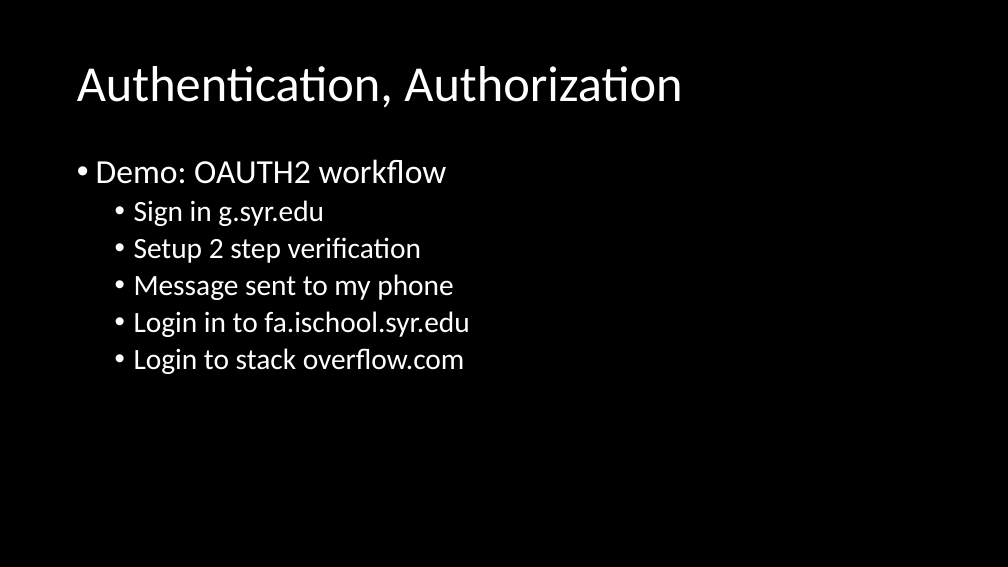
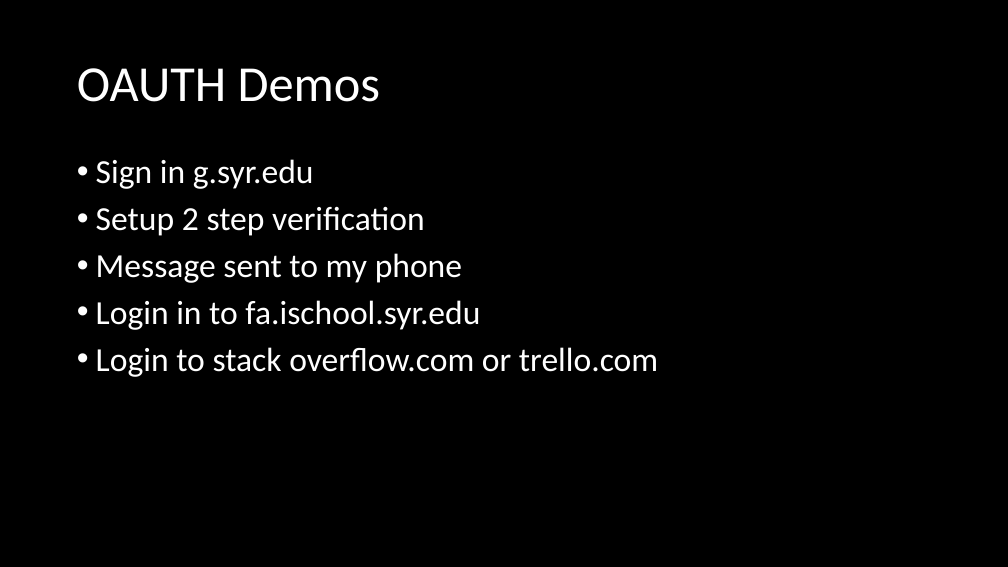
Before and after one commit to orstewar/ist346-content, a slide deck: slide 10 of content/12-namspaces-identity-management.pptx (slide 6 before the commit). Drawn at 1008x567 pixels with LibreOffice and Linux fonts; fonts in the diff are those of the drawing. Boxes give left, top, right and bottom in pixels: in the first picture for what was removed or moved away, otherwise in the second. Text is boxed around its words. In the diff, an @@ line names an element or a change of style, - is before the commit and + after.

```diff
--- a/content/12-namspaces-identity-management.pptx
+++ b/content/12-namspaces-identity-management.pptx
@@ title at box(77, 68, 381, 102): text changed @@
-Authentication, Authorization
+OAUTH Demos
@@ text at box(96, 159, 447, 184): paragraph removed @@
-• Demo: OAUTH2 workflow
@@ text at box(96, 159, 480, 330): size 28 to 32 pt in "Sign in g.syr.edu", "Setup 2 step verification", "Message sent to my phone", "Login in to fa.ischool.syr.edu"; list level 2 to 1 in "Sign in g.syr.edu"; list level 2 to 1 in "Setup 2 step verification"; list level 2 to 1 in "Message sent to my phone"; list level 2 to 1 in "Login in to fa.ischool.syr.edu" @@
@@ text at box(96, 347, 658, 377): text changed; size 28 to 32 pt @@
-  • Login to stack overflow.com
+• Login to stack overflow.com or trello.com
```
Also in this commit, not shown: 2 other slides changed, 4 slides added, 2 other files.
